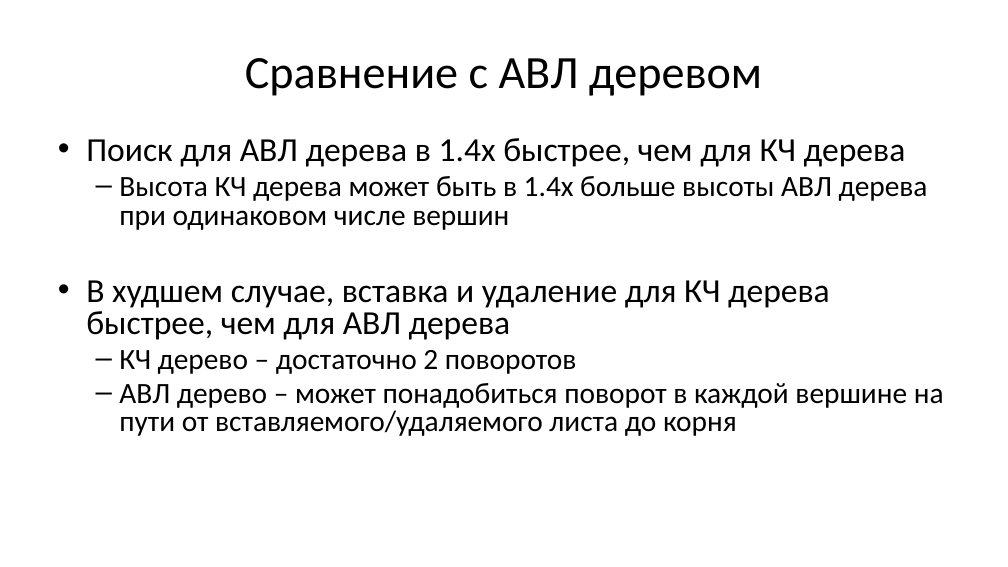
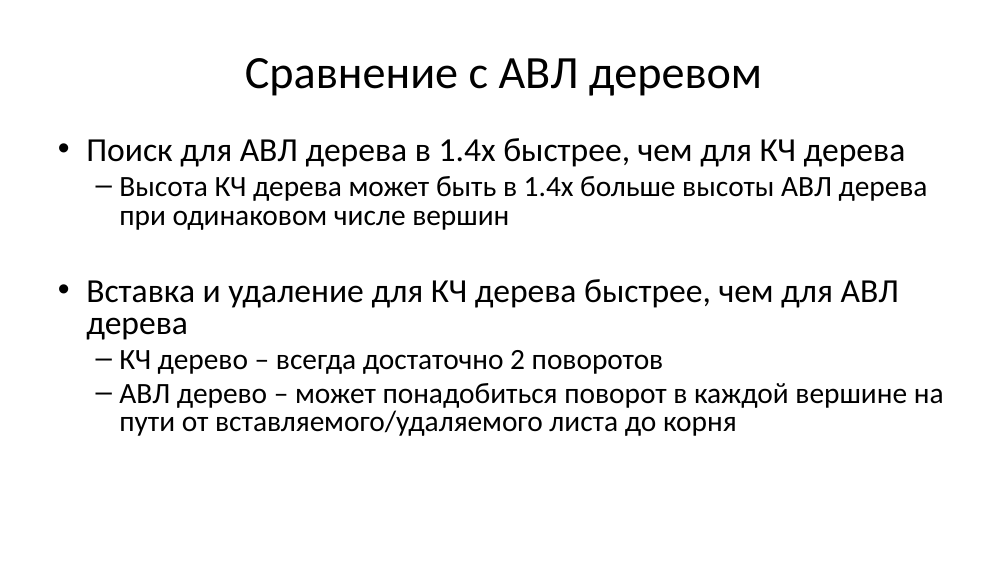
Before and after one commit to Evgueni-Petrov-aka-espetrov/Algorithms-and-Programming-in-C-pptx, a slide deck: slide 26 of 19 Б и КЧ деревья.pptx (slide 33 before the commit). Drawn at 1008x567 pixels with LibreOffice and Linux fonts; fonts in the diff are those of the drawing. Boxes give left, top, right and bottom in pixels: in the first picture for what was removed or moved away, otherwise in the second. Text is boxed around its words. In the diff, an @@ line names an element or a change of style, - is before the commit and + after.

```diff
--- a/19 Б и КЧ деревья.pptx
+++ b/19 Б и КЧ деревья.pptx
@@ text at <box>86,279,899,374</box>: text changed @@
-• В худшем случае, вставка и удаление для КЧ дерева быстрее, чем для АВЛ дерева
-  – КЧ дерево – достаточно 2 поворотов
+• Вставка и удаление для КЧ дерева быстрее, чем для АВЛ дерева
+  – КЧ дерево – всегда достаточно 2 поворотов
```
Also in this commit, not shown: 12 other slides changed, 2 slides removed.
